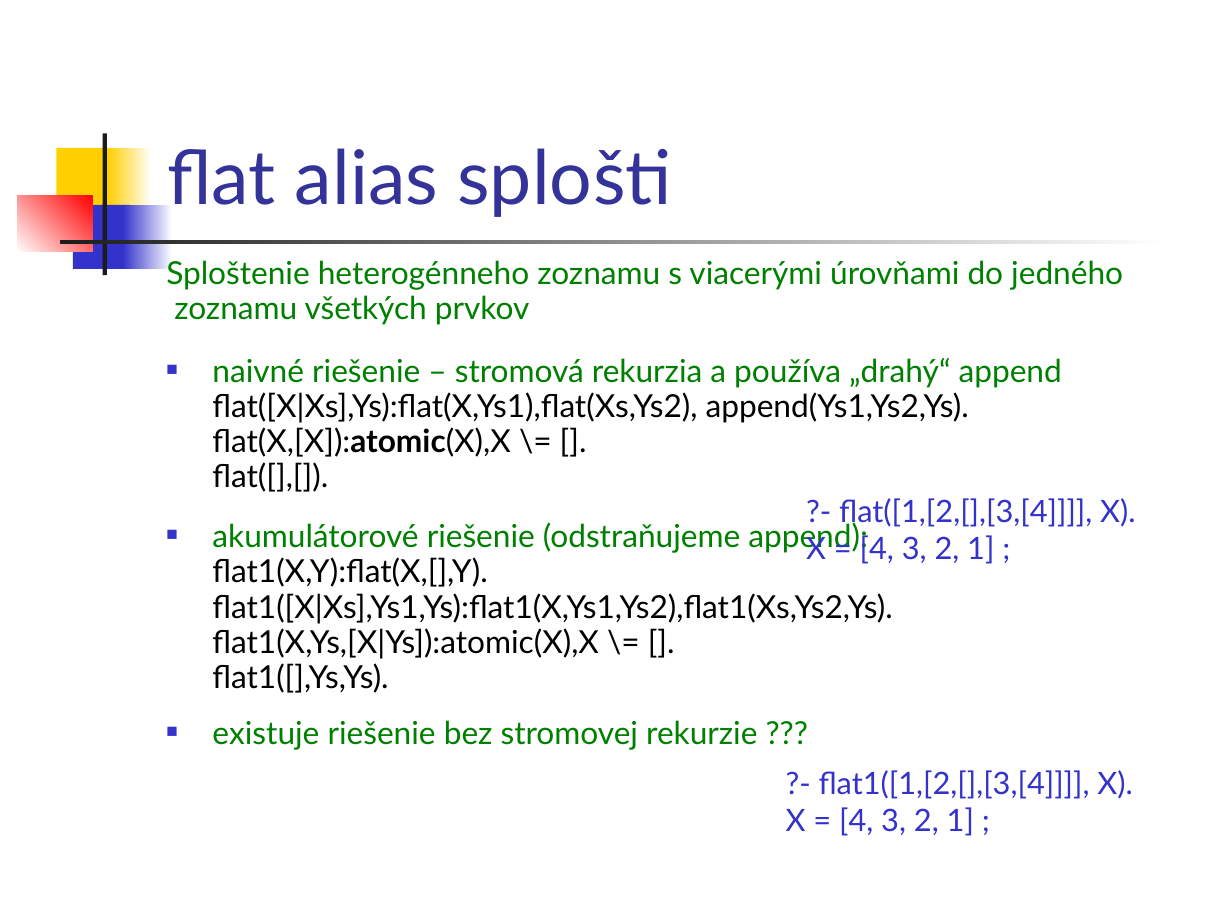
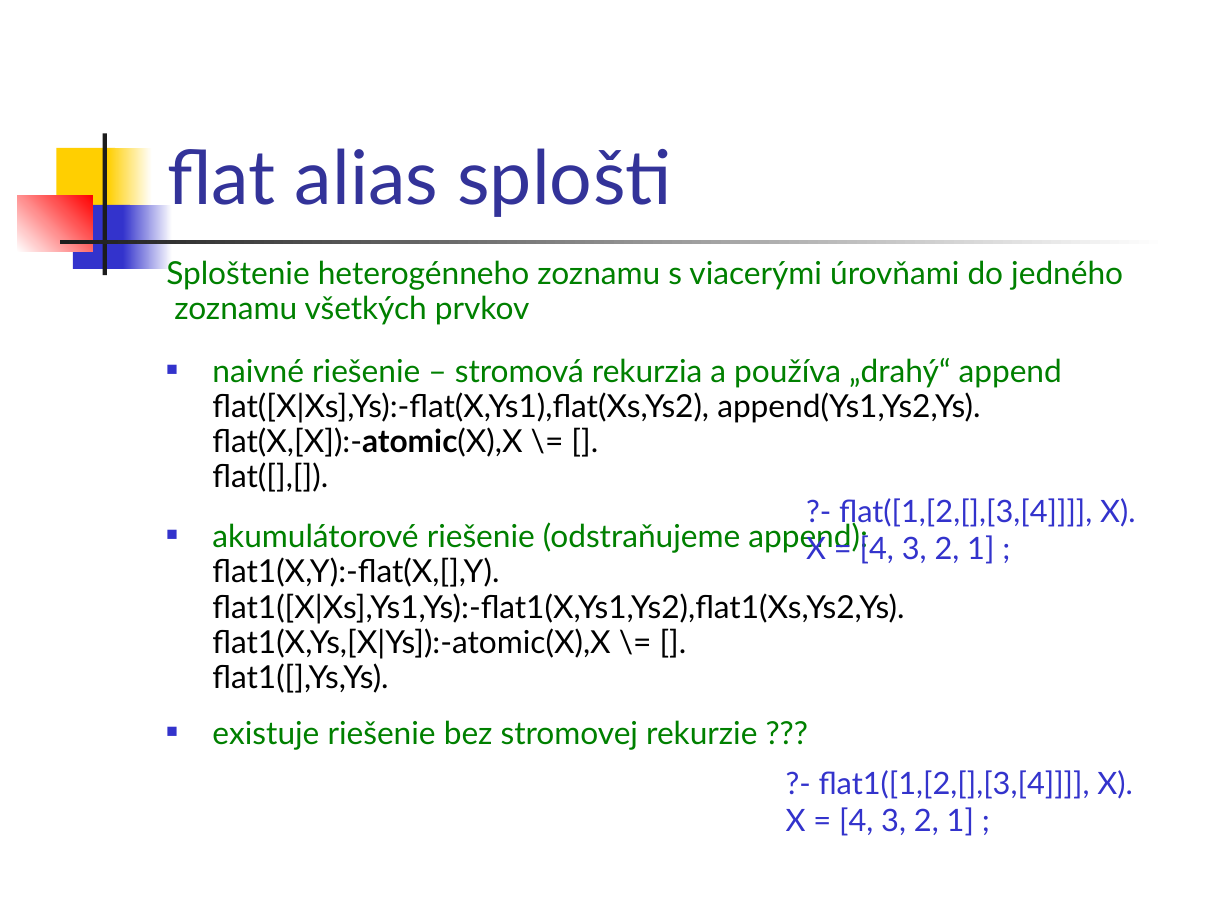
Before and after one commit to paradigmy/Prednasky, a slide deck: slide 17 of 11/logicke2.ppt. Drawn at 1232x924 pixels with LibreOffice and Linux fonts; fonts in the diff are those of the drawing. Boxes give left, top, right and bottom in pixels: in the first picture for what was removed or moved away, otherwise in the second. Text is boxed around its words. In the diff, an @@ line names an element or a change of style, - is before the commit and + after.

```diff
--- a/11/logicke2.ppt
+++ b/11/logicke2.ppt
@@ text at [212,392,980,457]: text changed @@
-flat([X|Xs],Ys):flat(X,Ys1),flat(Xs,Ys2), append(Ys1,Ys2,Ys).
-flat(X,[X]):atomic(X),X \= [].
+flat([X|Xs],Ys):-flat(X,Ys1),flat(Xs,Ys2), append(Ys1,Ys2,Ys).
+flat(X,[X]):-atomic(X),X \= [].
@@ text at [212,557,904,659]: text changed @@
-flat1(X,Y):flat(X,[],Y).
-flat1([X|Xs],Ys1,Ys):flat1(X,Ys1,Ys2),flat1(Xs,Ys2,Ys).
-flat1(X,Ys,[X|Ys]):atomic(X),X \= [].
+flat1(X,Y):-flat(X,[],Y).
+flat1([X|Xs],Ys1,Ys):-flat1(X,Ys1,Ys2),flat1(Xs,Ys2,Ys).
+flat1(X,Ys,[X|Ys]):-atomic(X),X \= [].
```
Also in this commit, not shown: 2 other files.
